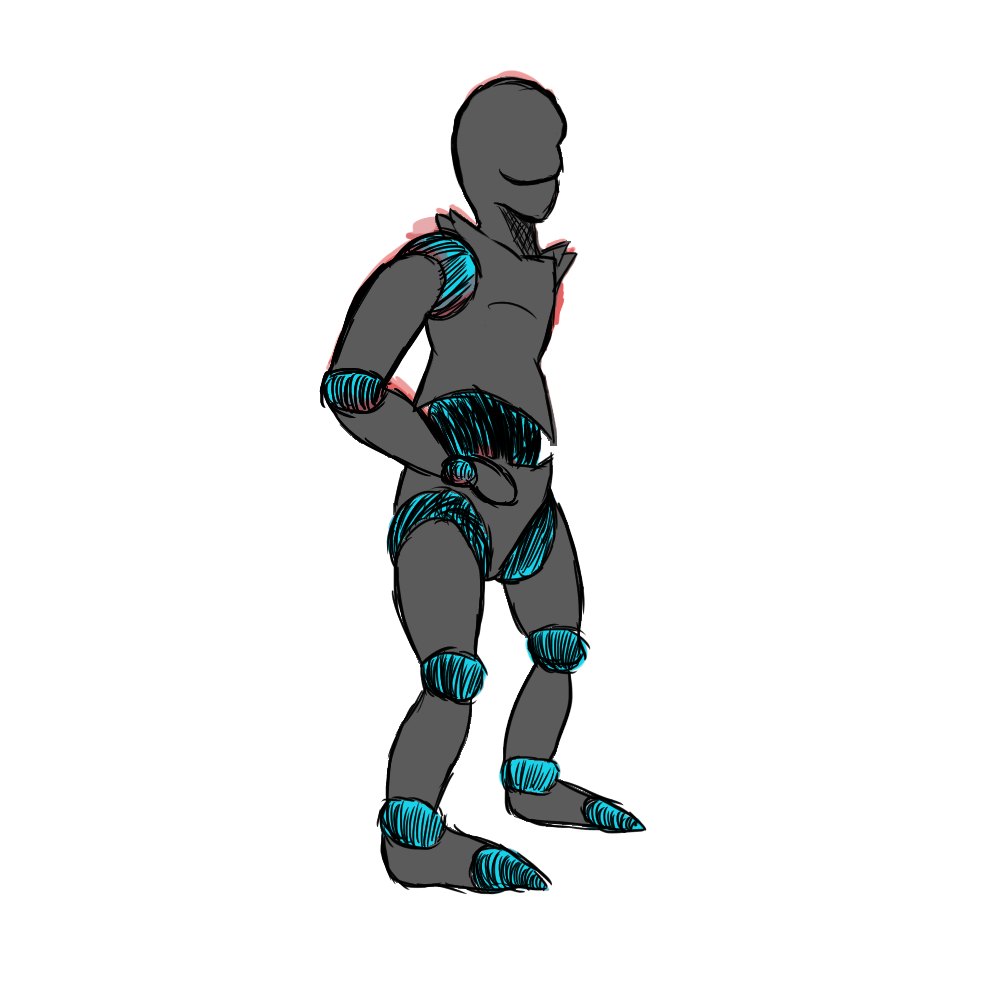
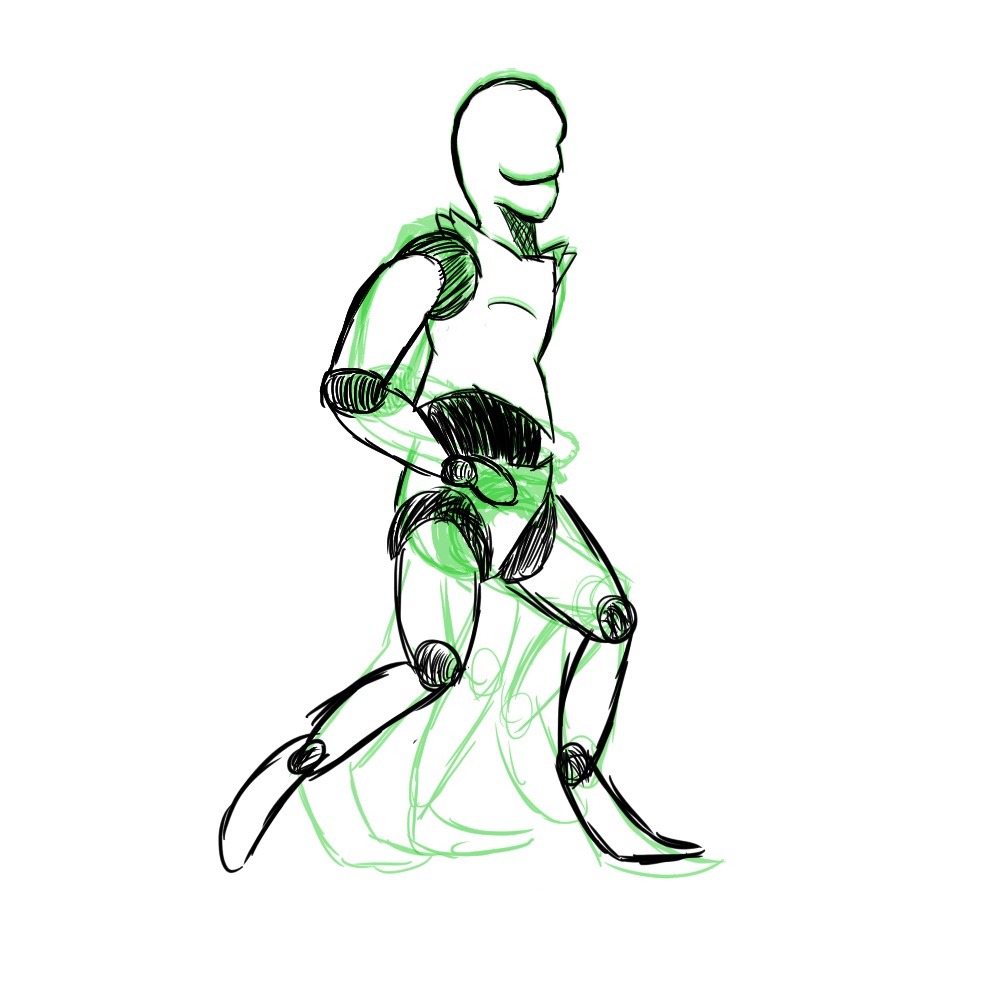
The second (1000, 1000) image is a revision of the first. Changes to its layers:
painted on "Layer 3" over [218, 68, 727, 895]
removed layer "Layer 4" over [256, 68, 727, 895]
removed layer "Layer 6" over [256, 192, 704, 895]
